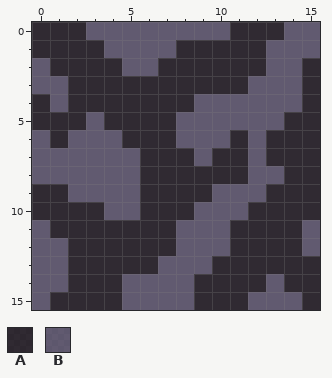
Two states of a pixel-art file, Textures/Breakable.aseprite. The first picture shows the starting point.
16x16 pixels, 1 frame.
Palette (. is transparent): A #000000c0  B #404052c0
Pixels before, first column x 0:
 0 AAABBBBBBBBAAABB
 1 AAAABBBBAAAAABBB
 2 BAAAABBAAAAAABBA
 3 BBAAAAAAAAAABBBA
 4 ABAAAAAAABBBBBBA
 5 AAABAAAABBBBBBAA
 6 BABBBAAABBBABAAA
 7 BBBBBBAAABAABAAA
 8 BBBBBBAAAAAABBAA
 9 AABBBBAAAABBBAAA
10 AAAABBAAABBBAAAA
11 BAAAAAAABBBAAAAB
12 BBAAAAAABBBAAAAB
13 BBAAAAABBBAAAAAA
14 BBAAABBBBAAAABAA
15 BAAAABBBBAAABBBA
Once edited:
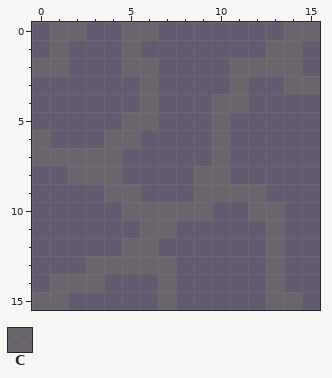
Colours new in this view: C #4d4d4dc0
From old to new:
Colour A becomes colour B in row 0 at x 0 and 11 to 13; in row 1 at x 0, 2 to 3 and 8 to 12; in row 2 at x 2 to 4, 7 to 10 and 15; in row 3 at x 2 to 5 and 7 to 10; in row 4 at x 0, 2 to 5, 7 to 8 and 15; in row 5 at x 0 to 2, 4, 7 and 14 to 15.
Colour A becomes colour B in row 6 at x 1, 6 to 7, 11 and 13 to 15; in row 7 at x 6 to 8, 11 and 13 to 15; in row 8 at x 6 to 8, 11 and 14 to 15; in row 9 at x 0 to 1, 6 to 8 and 13 to 15; in row 10 at x 0 to 3 and 14 to 15; in row 11 at x 1 to 5, 11 to 12 and 14.
Colour A becomes colour B in row 12 at x 2 to 4, 7, 11 to 12 and 14; in row 13 at x 2, 10 to 12 and 14 to 15; in row 14 at x 4, 9 to 12 and 14 to 15; in row 15 at x 2 to 4, 9 to 11 and 15.
Colour A becomes colour C in row 0 at x 1 to 2; in row 1 at x 1; in row 2 at x 1 and 11 to 12; in row 3 at x 6, 11 and 15; in row 4 at x 6; in row 5 at x 5 to 6.
Colour A becomes colour C in row 6 at x 5; in row 7 at x 10; in row 8 at x 9 to 10; in row 9 at x 9; in row 10 at x 6 to 8 and 12 to 13; in row 11 at x 6 to 7 and 13.
Colour A becomes colour C in row 12 at x 5 to 6 and 13; in row 13 at x 3 to 6 and 13; in row 14 at x 2 to 3; in row 15 at x 1.
Colour B becomes colour C in row 0 at x 5 to 6 and 14 to 15; in row 1 at x 5 and 13 to 14; in row 2 at x 0, 5 to 6 and 13 to 14; in row 3 at x 14; in row 4 at x 10 to 11; in row 5 at x 10.
Colour B becomes colour C in row 6 at x 0, 4 and 10; in row 7 at x 0 to 4; in row 8 at x 2 to 4; in row 9 at x 4 to 5 and 10 to 12; in row 10 at x 5 and 9; in row 13 at x 7.
Colour B becomes colour C in row 14 at x 1, 7 and 13; in row 15 at x 0, 7 and 13 to 14.
